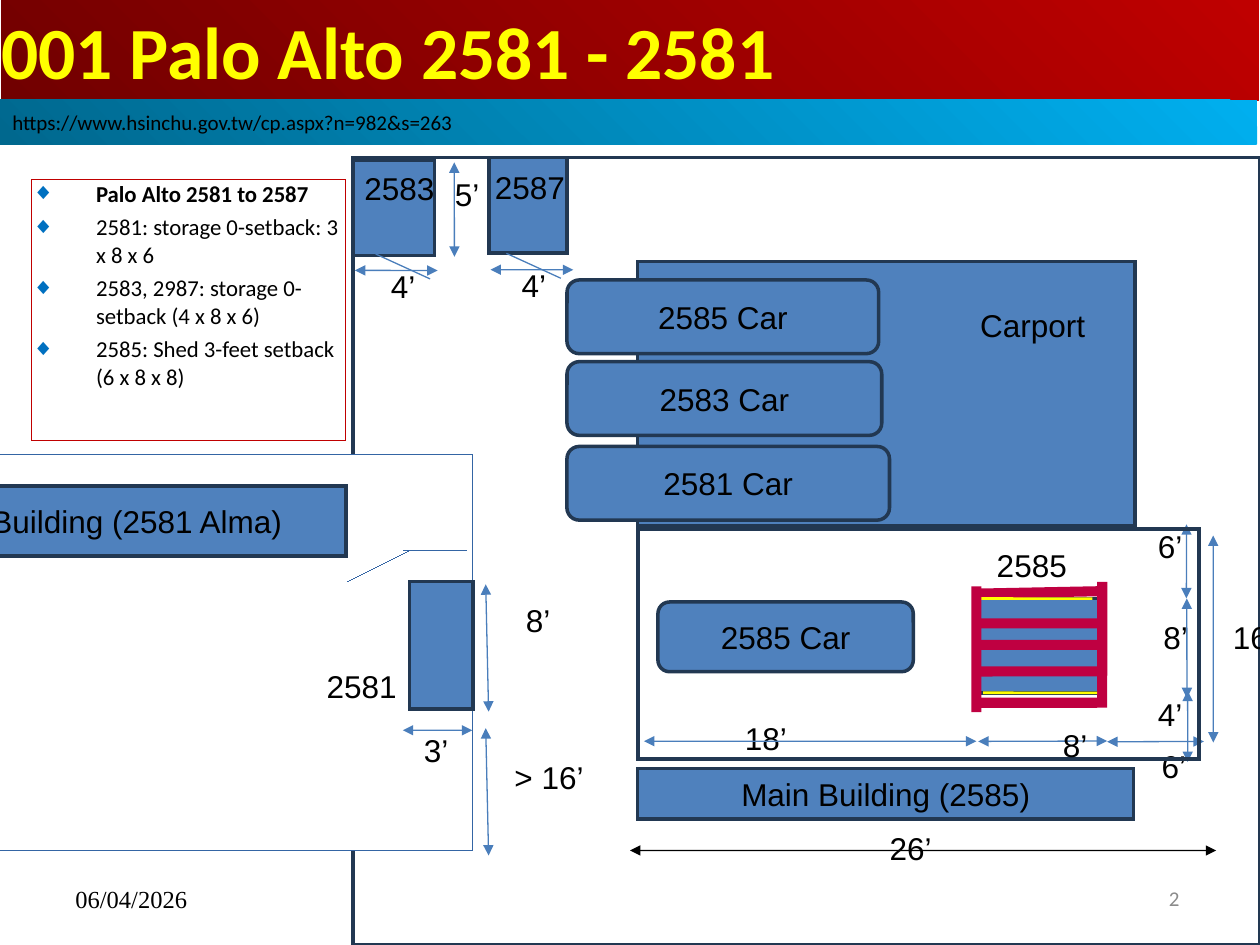
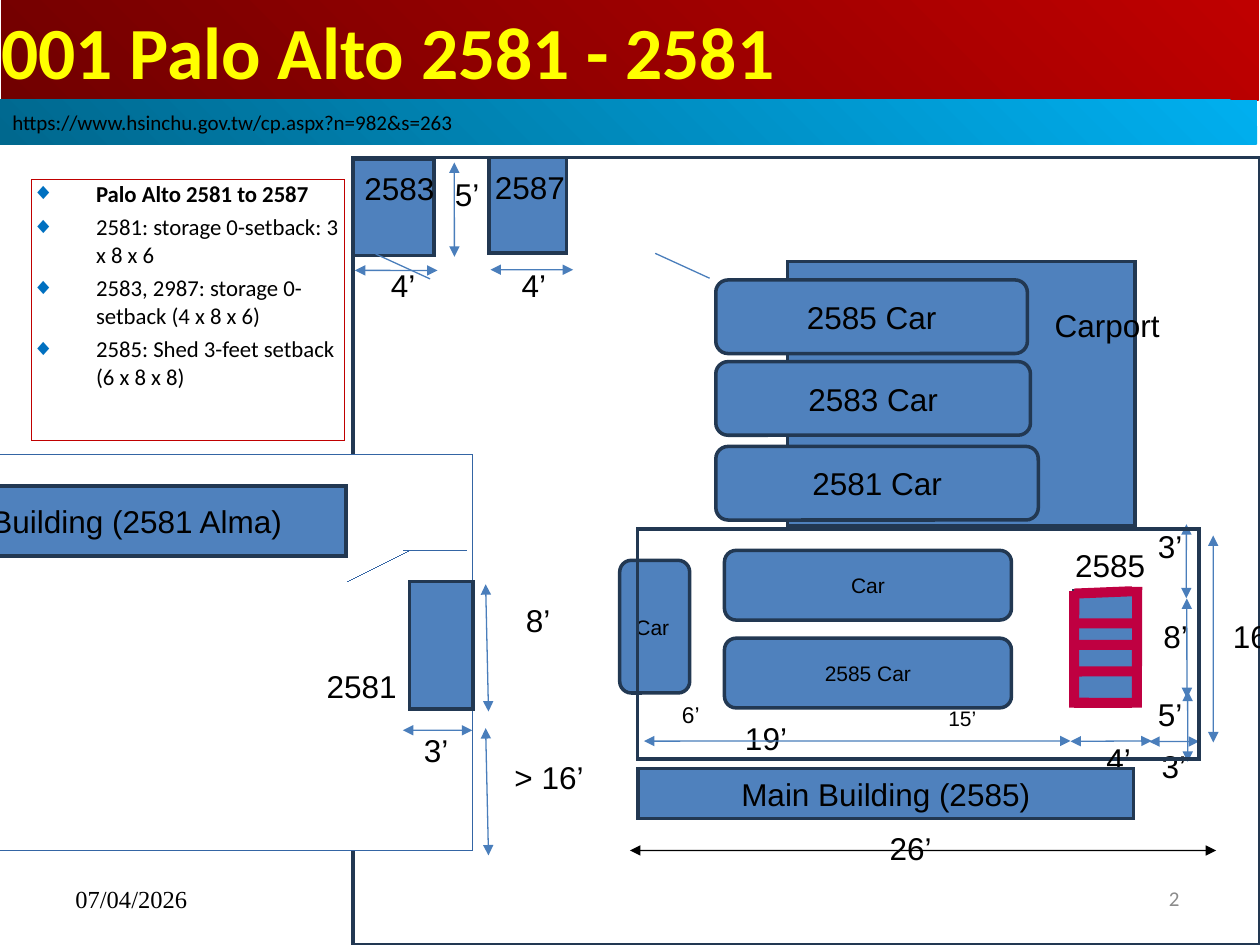
Before and after one commit to peterhchen/1000_Family, a slide deck: slide 2 of Palo_Alto_2581/000_PaloAlto_Shed.pptx. Drawn at 1260x945 pixels with LibreOffice and Linux fonts; fonts in the diff are those of the drawing. Boxes give left, top, right and bottom in pixels: in the first picture for what was removed or moved away, otherwise in the second. Text is boxed around its words. In the diff, an @@ line names an element or a change of style, - is before the commit and + after.

```diff
--- a/Palo_Alto_2581/000_PaloAlto_Shed.pptx
+++ b/Palo_Alto_2581/000_PaloAlto_Shed.pptx
@@ 3 rounded rectangles, 1 line: place and size @@
-3 rounded rectangles, 1 line at [507, 253, 890, 519]
+3 rounded rectangles, 1 line at [655, 253, 1038, 519]
@@ rectangle: place and size @@
-rectangle at [638, 261, 1135, 525]
+rectangle at [788, 261, 1135, 525]
@@ text "Carport": place and size @@
-text "Carport" at [980, 315, 1085, 343]
+text "Carport" at [1055, 312, 1160, 343]
@@ text at [1158, 533, 1183, 559]: text changed @@
-6’
+3’
@@ rounded rectangle added at [620, 561, 690, 693], fill #4F81BD, outline #223852 2 pt, 12 pt, text #000000 @@
+Car
@@ rounded rectangle added at [724, 551, 1012, 620], fill #4F81BD, outline #223852 2 pt, 12 pt, text #000000 @@
+Car
@@ text "2585": place and size @@
-text "2585" at [997, 555, 1067, 578]
+text "2585" at [1075, 555, 1145, 578]
@@ line removed from (978, 598) to (1092, 598) @@
@@ line moved from (976, 712) - (976, 586) to (1075, 708) - (1075, 591) @@
@@ rectangle: place and size @@
-rectangle at [978, 598, 1101, 693]
+rectangle at [1075, 591, 1138, 703]
@@ line moved from (978, 593) - (1097, 591) to (1075, 593) - (1131, 591) @@
@@ line moved from (1102, 708) - (1102, 582) to (1137, 708) - (1138, 587) @@
@@ line moved from (1100, 624) - (976, 624) to (1135, 624) - (1075, 624) @@
@@ rounded rectangle "2585 Car": place and size @@
-rounded rectangle "2585 Car" at [658, 602, 914, 672]
+rounded rectangle "2585 Car" at [724, 638, 1012, 707]
@@ rounded rectangle "2585 Car" at [724, 638, 1012, 707]: size 18 to 12 pt @@
@@ line moved from (1102, 645) - (978, 645) to (1138, 645) - (1075, 645) @@
@@ line moved from (1100, 672) - (976, 672) to (1135, 672) - (1075, 672) @@
@@ text "6’": place and size @@
-text "6’" at [1162, 753, 1187, 779]
+text "6’" at [682, 707, 700, 724]
@@ text "6’" at [682, 707, 700, 724]: size 18 to 13 pt, highlight none to #FFFFFF @@
@@ text added at [937, 709, 981, 727], 12 pt, text #000000 @@
+215’’
@@ line removed from (983, 693) to (1097, 693) @@
@@ line moved from (978, 703) - (1097, 703) to (1075, 703) - (1131, 703) @@
@@ text added at [1158, 704, 1183, 727], 18 pt, text #000000 @@
+5’
@@ freeform shape: place and size @@
-freeform shape at [644, 741, 976, 741]
+freeform shape at [644, 741, 1071, 741]
@@ text at [745, 728, 794, 751]: text changed @@
-18’’
+19’’
@@ text removed at [1063, 735, 1088, 761] @@
-8’
@@ freeform shape: place and size @@
-freeform shape at [1108, 742, 1205, 742]
+freeform shape at [1071, 741, 1152, 741]
@@ text "4’": place and size @@
-text "4’" at [1158, 704, 1183, 726]
+text "4’" at [1106, 746, 1131, 770]
@@ freeform shape: place and size @@
-freeform shape at [978, 741, 1106, 741]
+freeform shape at [1149, 742, 1200, 742]
@@ text added at [1162, 753, 1187, 779], 18 pt, text #000000 @@
+3’
@@ text at [75, 891, 187, 909]: text changed @@
-06/04/2026
+07/04/2026
```
Also in this commit, not shown: 2 other slides changed.
